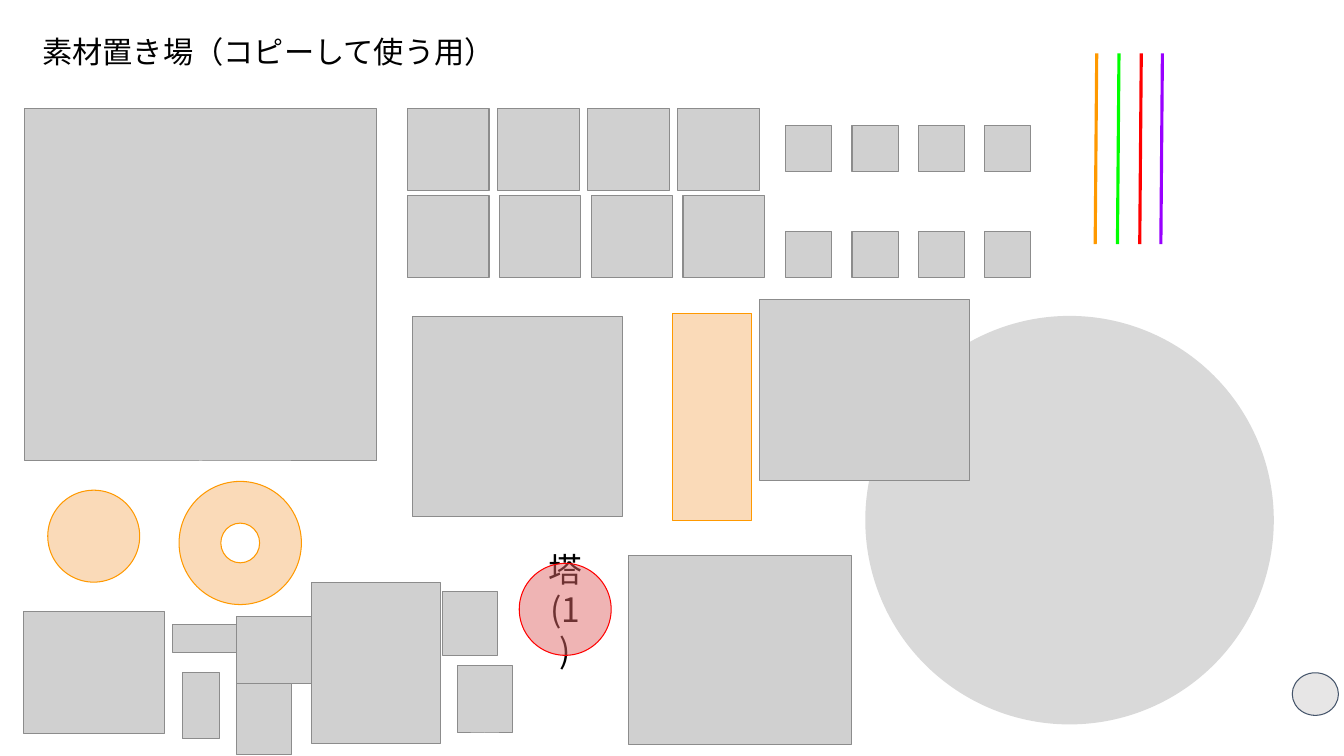
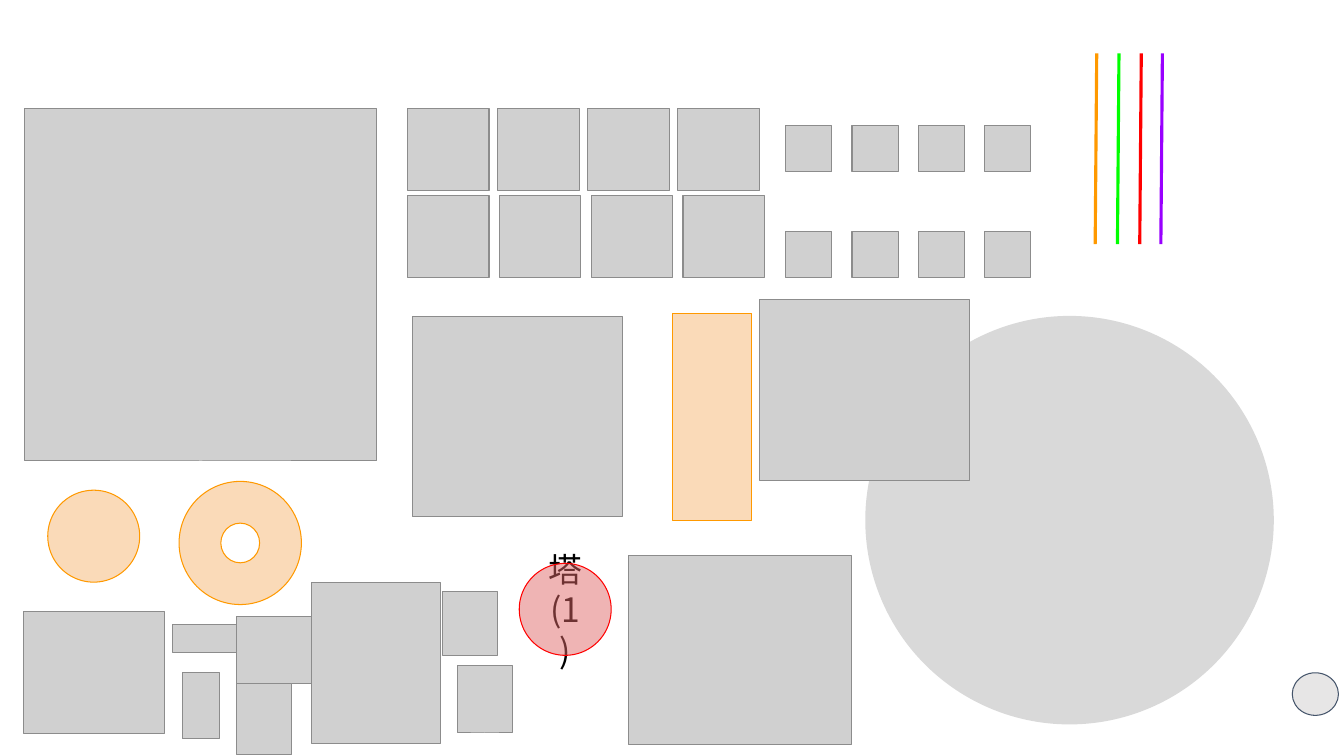
Before and after one commit to tufuchipaji/Tiera, a slide deck: slide 2 of 机制图示.pptx. Drawn at 1344x756 pixels with LibreOffice and Linux fonts; fonts in the diff are those of the drawing; grey boxes stand for pictures. Boxes give left, top, right and bottom in pixels: in the first picture for what was removed or moved away, otherwise in the second. Text is boxed around its words. In the diff, an @@ line names an element or a change of style, - is before the commit and + after.

```diff
--- a/机制图示.pptx
+++ b/机制图示.pptx
@@ title removed at (42,37,495,66) @@
-素材置き場（コピーして使う用）
```
Also in this commit, not shown: 3 other files.
